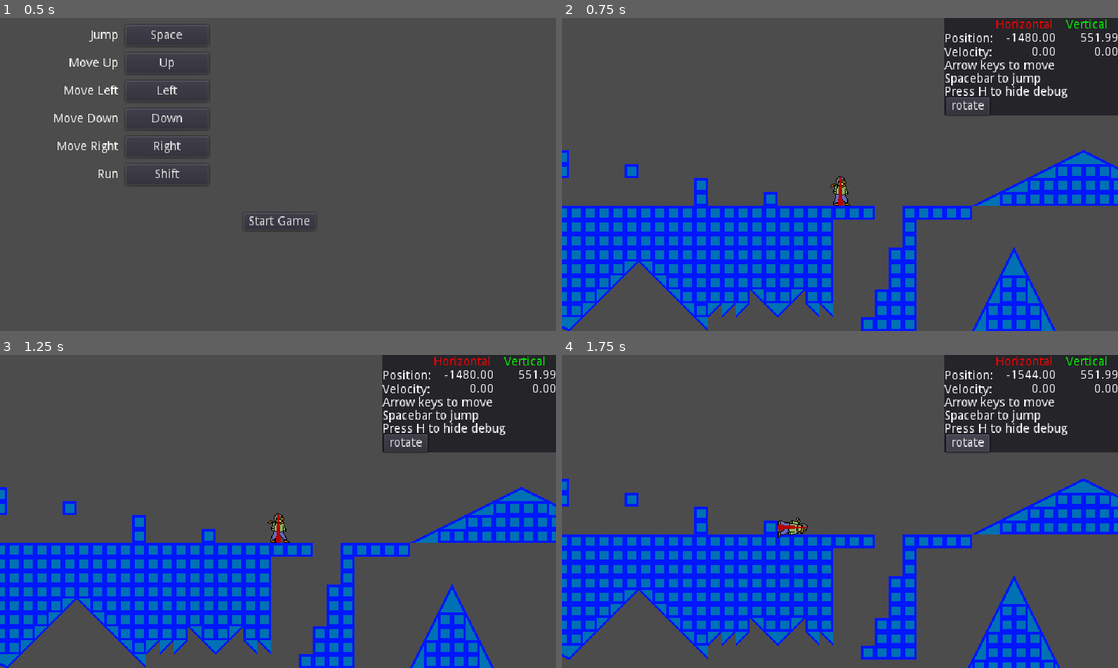
Above: before the commit, frames 1-4 (two rows, left to right).
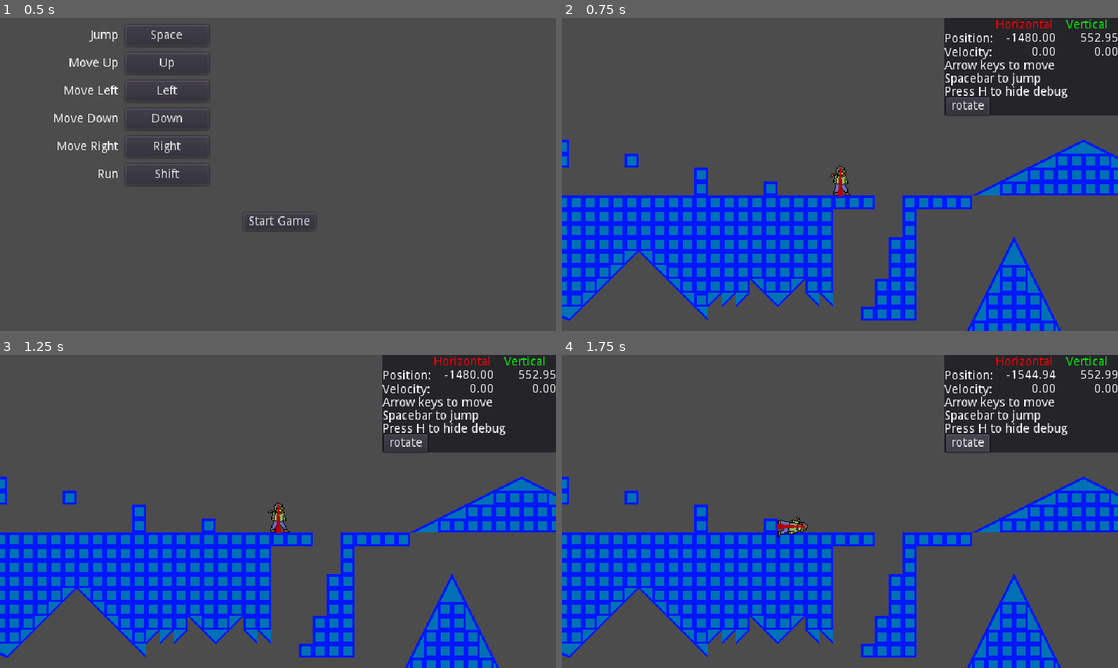
Above: after the commit, the same moments.

Repository: PixelLoaf/Project-Novae
Game: Godot game, scene res://Menu/MainMenu.tscn
Two runs of this game, one before a commit and one after it. Both use one fixed random seed, a clock stepped at 60 frames per second and the inputs below.
Inputs:
- Up to frame 1 (0.5 s): no input
- Up to frame 2 (0.75 s): click "Start Game" at 0.5 s
- Up to frame 3 (1.25 s): no input
- Up to frame 4 (1.75 s): click "rotate" at 1.25 s

Frame 1 is identical in both runs. In frame 2, 15% of the frame differs, in the area x 0-100%, y 4-100%; in frame 3, 15%; in frame 4, 5.9%.

Commit message:
Added a few tweaks

Diff:
--- a/files/Object/Player/Player.gd
+++ b/files/Object/Player/Player.gd
@@ -107,16 +107,16 @@
 	if player_can_jump() and player_time_since_jump_button < PLAYER_TIME_JUMP_WITHOLD:
 		char_jump(player_jump_speed)
 		player_time_since_jump_button = 1.0
+	if not Input.is_action_pressed("action_jump") and not char_is_on_floor():
+		var veloc_v = char_get_motion_vertical(CHAR_UP)
+		if veloc_v > CHAR_GRAVITY / 10:
+			veloc_v = CHAR_GRAVITY / 10
+			char_set_motion_vertical(CHAR_UP, veloc_v)
 
 # On input received
 func _input(event):
 	if event.is_action_pressed("action_jump"):
 		player_time_since_jump_button = 0.0
-	if event.is_action_released("action_jump") and not char_is_on_floor():
-		var veloc_v = char_get_motion_vertical(CHAR_UP)
-		if veloc_v > CHAR_GRAVITY / 10:
-			veloc_v = CHAR_GRAVITY / 10
-			char_set_motion_vertical(CHAR_UP, veloc_v)
 
 # Player is ready
 func _ready():
--- a/files/Object/Player/PlayerCamera.gd
+++ b/files/Object/Player/PlayerCamera.gd
@@ -8,7 +8,7 @@
 const DRAG_MARGIN_FLOOR_BOTTOM = 0.1
 const DRAG_MARGIN_FACING_AWAY = 1.0
 const DRAG_MARGIN_FACING_TOWARD = -0.2
-const PLAYER_TEST_OFFSET = 160
+const PLAYER_TEST_OFFSET = 150
 
 var target_drag_margin_top
 var target_drag_margin_left
@@ -59,10 +59,10 @@
 	if player_rel_bottom < drag_margin_bottom:
 		drag_margin_bottom = min(drag_margin_bottom, max(player_rel_bottom, target_drag_margin_bottom))
 
-	drag_margin_top = lerp_abs(drag_margin_top, target_drag_margin_top, delta * 5)
-	drag_margin_left = lerp_abs(drag_margin_left, target_drag_margin_left, delta * 5)
-	drag_margin_right = lerp_abs(drag_margin_right, target_drag_margin_right, delta * 5)
-	drag_margin_bottom = lerp_abs(drag_margin_bottom, target_drag_margin_bottom, delta * 5)
+	drag_margin_top = lerp_abs(drag_margin_top, target_drag_margin_top, delta * 6)
+	drag_margin_left = lerp_abs(drag_margin_left, target_drag_margin_left, delta * 2)
+	drag_margin_right = lerp_abs(drag_margin_right, target_drag_margin_right, delta * 2)
+	drag_margin_bottom = lerp_abs(drag_margin_bottom, target_drag_margin_bottom, delta * 6)
 
 func _ready():
 	target_drag_margin_top = drag_margin_top
--- a/files/Object/Player/player.tscn
+++ b/files/Object/Player/player.tscn
@@ -5,10 +5,10 @@
 [ext_resource path="res://Object/Player/Debug.gd" type="Script" id=3]
 [ext_resource path="res://Object/Player/PlayerCamera.gd" type="Script" id=4]
 
-[sub_resource type="RectangleShape2D" id=4]
+[sub_resource type="RectangleShape2D" id=1]
 
 custom_solver_bias = 0.0
-extents = Vector2( 8, 8 )
+extents = Vector2( 7, 7 )
 
 [sub_resource type="RectangleShape2D" id=2]
 
@@ -51,7 +51,7 @@
 
 [node name="CollisionShape2D" type="CollisionShape2D" parent="." index="0"]
 
-shape = SubResource( 4 )
+shape = SubResource( 1 )
 
 [node name="Hitbox" type="Area2D" parent="." index="1"]
 
@@ -74,7 +74,7 @@
 
 [node name="Sprite" type="Sprite" parent="." index="2"]
 
-position = Vector2( 0, 6 )
+position = Vector2( 0, 5 )
 texture = ExtResource( 2 )
 offset = Vector2( 0, -16 )
 vframes = 3
@@ -372,7 +372,6 @@
 
 [node name="Camera2D" type="Camera2D" parent="." index="4"]
 
-position = Vector2( 0, -12 )
 anchor_mode = 1
 rotating = false
 current = true
@@ -396,7 +395,7 @@
 editor_draw_limits = true
 editor_draw_drag_margin = true
 script = ExtResource( 4 )
-_sections_unfolded = [ "Drag Margin", "Editor", "Limit", "Material", "Offset", "Smoothing", "Visibility" ]
+_sections_unfolded = [ "Material", "Transform", "Visibility" ]
 
 [node name="AnimationPlayer" type="AnimationPlayer" parent="." index="5"]
 
--- a/files/lib/char.gd
+++ b/files/lib/char.gd
@@ -67,7 +67,8 @@
 
 # Recalculate the character's normal vector
 func char_calc_normal():
-	char_on_ground = is_on_floor()
+	if is_on_floor():
+		char_on_ground = true
 	if get_slide_count() == 0:
 		return
 	char_floor_normal = Vector2()
@@ -104,6 +105,7 @@
 	var prev_normal = char_get_normal()
 	var prev_transform = transform
 	var prev_veloc = char_velocity
+	char_on_ground = false
 	# Movement
 	char_velocity = move_and_slide(char_velocity, CHAR_UP, stop_speed, 4, 0.8)
 	char_calc_normal()
